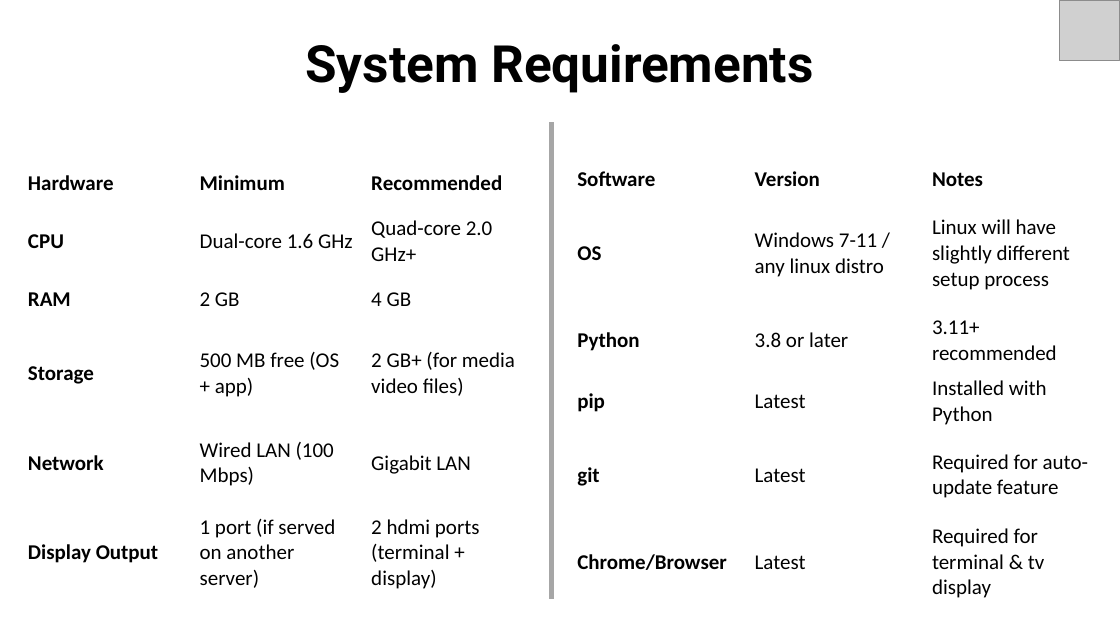
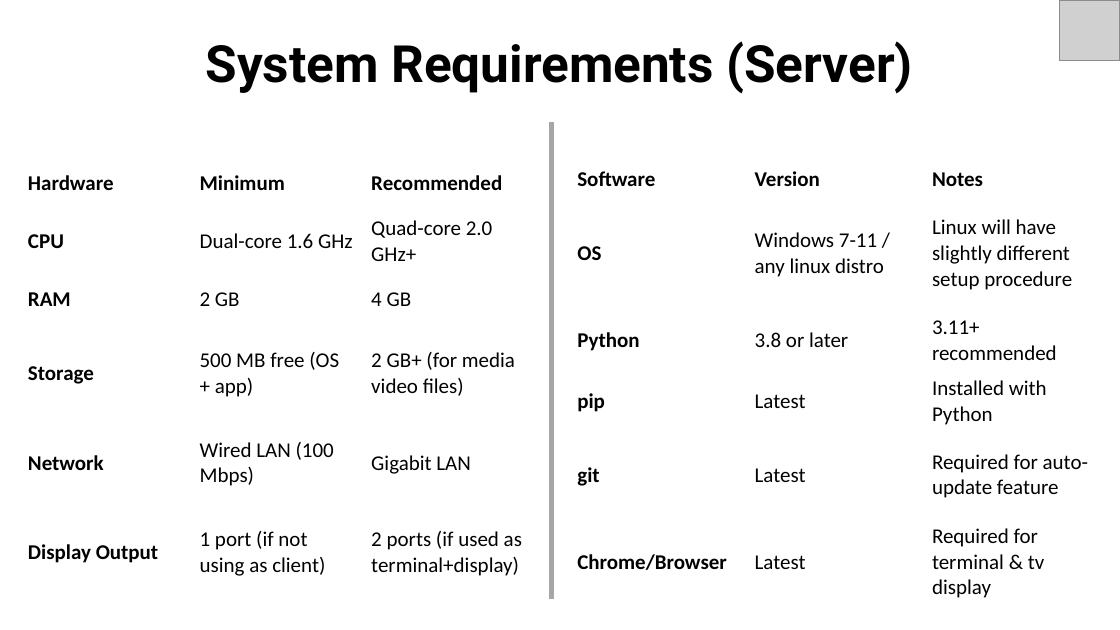
Before and after one commit to pfredz-hsgt/qms-opd, a slide deck: slide 8 of docs/qms-slide/QMS_Slide.pptx (slide 5 before the commit). Drawn at 1120x630 pixels with LibreOffice and Linux fonts; fonts in the diff are those of the drawing; grey boxes stand for pictures. Boxes give left, top, right and bottom in pixels: in the first picture for what was removed or moved away, otherwise in the second. Text is boxed around its words. In the diff, an @@ line names an element or a change of style, - is before the commit and + after.

```diff
--- a/docs/qms-slide/QMS_Slide.pptx
+++ b/docs/qms-slide/QMS_Slide.pptx
@@ text at [206,41,913,94]: text changed @@
-System Requirements
+System Requirements (Server)
@@ table at [19,162,534,606] @@
-row 6, column 2: 1 port (if served on another server)
+row 6, column 2: 1 port (if not using as client)
-row 6, column 3: 2 hdmi ports (terminal + display)
+row 6, column 3: 2 ports (if used as terminal+display)
@@ table at [569,162,1101,606] @@
-row 2, column 3: Linux will have slightly different setup process
+row 2, column 3: Linux will have slightly different setup procedure
```
Also in this commit, not shown: 7 other slides changed, 5 slides added, 1 slide removed, 4 other files.
